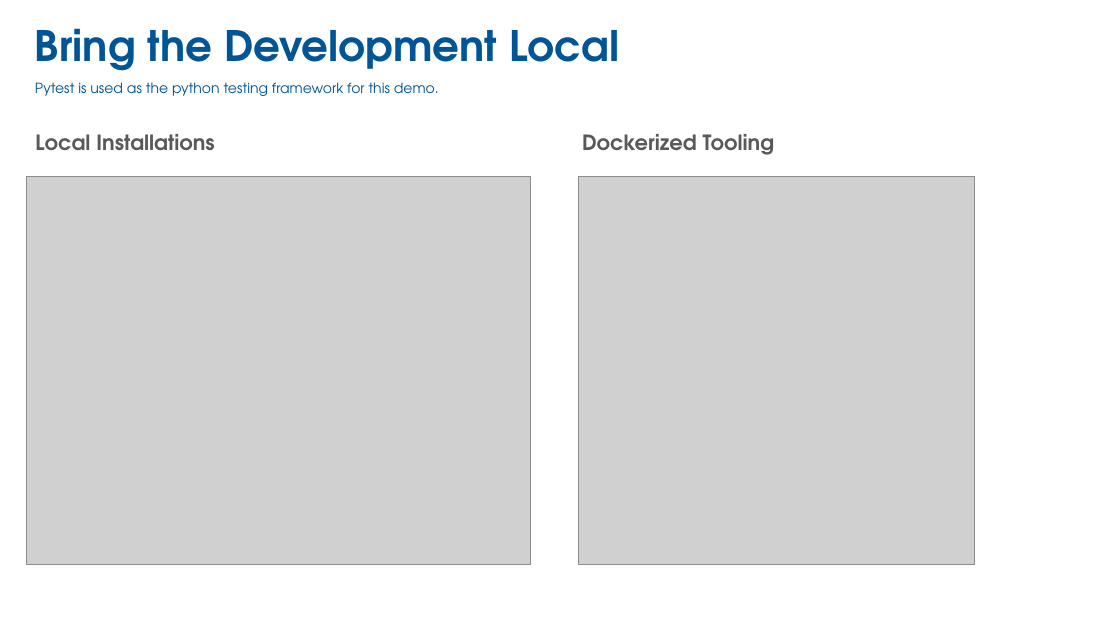
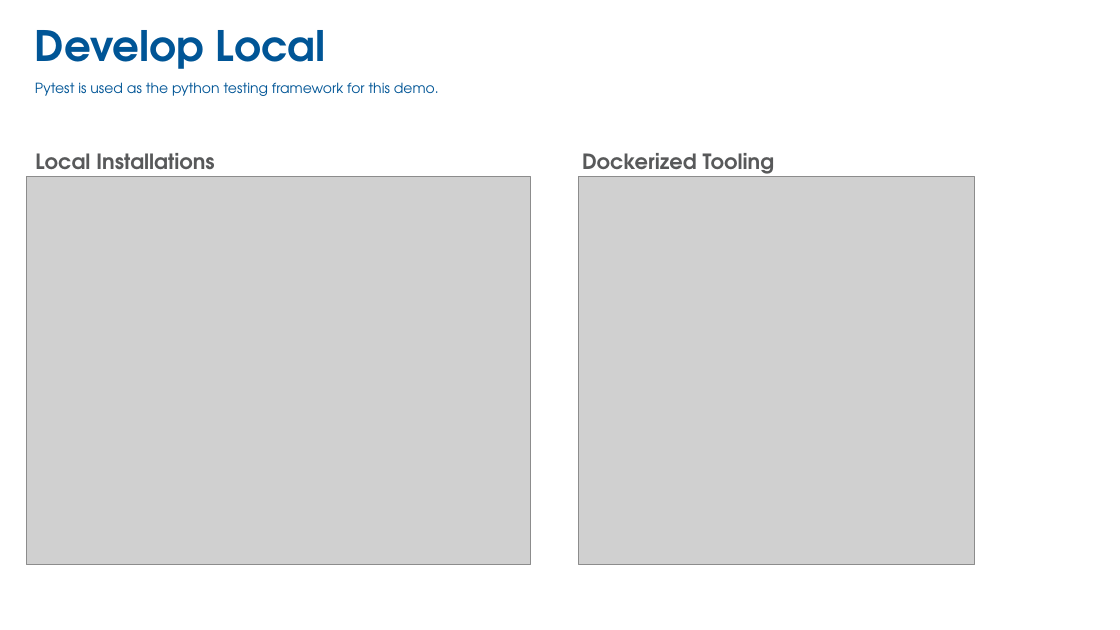
Before and after one commit to donaldsawyer/tdde-py-pyspark, a slide deck: slide 4 of tdde-py-pyspark-glue-docker-vscode.pptx. Drawn at 1120x630 pixels with LibreOffice and Linux fonts; fonts in the diff are those of the drawing; grey boxes stand for pictures; background and template pictures are left out. Boxes give left, top, right and bottom in pixels: in the first picture for what was removed or moved away, otherwise in the second. Text is boxed around its words. In the diff, an @@ line names an element or a change of style, - is before the commit and + after.

```diff
--- a/tdde-py-pyspark-glue-docker-vscode.pptx
+++ b/tdde-py-pyspark-glue-docker-vscode.pptx
@@ title at box(35, 30, 326, 69): text changed @@
-Bring the Development Local
+Develop Local
@@ text "Local Installations" rewrapped from box(35, 134, 214, 150) to box(35, 153, 214, 178) @@
@@ text "Dockerized Tooling" rewrapped from box(582, 134, 774, 155) to box(582, 153, 774, 178) @@
```
Also in this commit, not shown: 6 other slides changed, 11 slides added, 1 slide removed, 5 other files.
